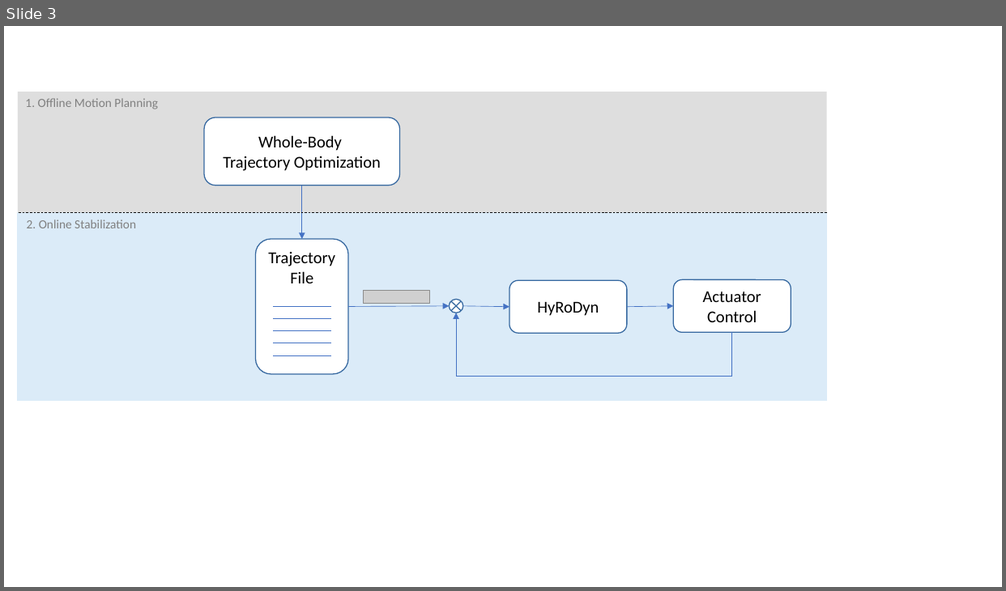
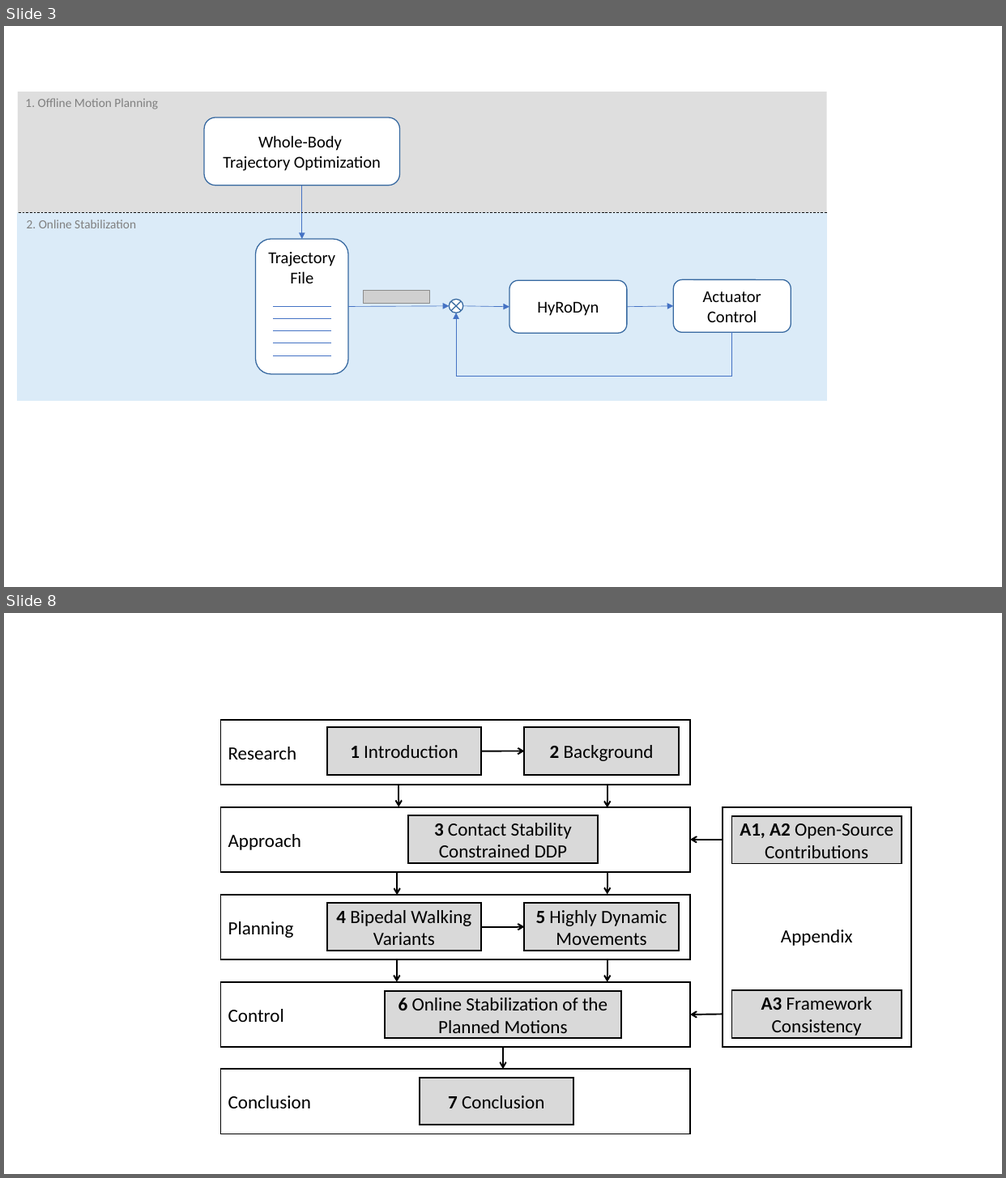
Before and after one commit to julesser/ma-thesis, a slide deck: img/pptGraphs.pptx. Shown one above the other, each under a label of ours: slide 3 before the commit, slides 3 and 8 after it; the slides between them are not shown. The pictures are 1006x591 and 1006x1178 pixels, drawn with LibreOffice and Linux fonts; fonts in the diff are those of the drawing; grey boxes stand for pictures. Boxes give left, top, right and bottom in pixels: in the first picture for what was removed or moved away, otherwise in the second. Text is boxed around its words. In the diff, an @@ line names an element or a change of style, - is before the commit and + after.

```diff
--- a/img/pptGraphs.pptx
+++ b/img/pptGraphs.pptx
@@ slide 8 added at <box>4,613,1002,1174</box>, background #FFFFFF @@
@@ rectangle added at <box>221,720,691,786</box>, outline #000000 1.5 pt, 18 pt, text #000000 @@
+Research
@@ rectangle added at <box>327,727,482,776</box>, fill #D9D9D9, outline #000000 1.5 pt, 18 pt, text #000000 @@
+1 Introduction
@@ rectangle added at <box>524,727,679,776</box>, fill #D9D9D9, outline #000000 1.5 pt, 18 pt, text #000000 @@
+2 Background
@@ arrow added from (482, 752) to (524, 752), #000000 1.5 pt @@
@@ rectangle added at <box>221,807,691,872</box>, outline #000000 1.5 pt, 18 pt, text #000000 @@
+Approach
@@ arrow added from (398, 785) to (398, 807), #000000 1.5 pt @@
@@ arrow added from (607, 786) to (607, 807), #000000 1.5 pt @@
@@ rectangle added at <box>722,807,911,1047</box>, outline #000000 1.5 pt, 18 pt, text #000000 @@
+Appendix
@@ rectangle added at <box>408,815,598,864</box>, fill #D9D9D9, outline #000000 1.5 pt, 18 pt, text #000000 @@
+3 Contact Stability Constrained DDP
@@ rectangle added at <box>731,815,901,864</box>, fill #D9D9D9, outline #000000 1.5 pt, 18 pt, text #000000 @@
+A1, A2 Open-Source Contributions
@@ arrow added from (722, 840) to (691, 840), #000000 1.5 pt @@
@@ arrow added from (397, 874) to (397, 895), #000000 1.5 pt @@
@@ arrow added from (607, 874) to (607, 895), #000000 1.5 pt @@
@@ rectangle added at <box>221,895,691,960</box>, outline #000000 1.5 pt, 18 pt, text #000000 @@
+Planning
@@ rectangle added at <box>327,904,482,952</box>, fill #D9D9D9, outline #000000 1.5 pt, 18 pt, text #000000 @@
+4 Bipedal Walking Variants
@@ rectangle added at <box>524,904,679,952</box>, fill #D9D9D9, outline #000000 1.5 pt, 18 pt, text #000000 @@
+5 Highly Dynamic Movements
@@ arrow added from (482, 927) to (524, 927), #000000 1.5 pt @@
@@ arrow added from (397, 960) to (397, 982), #000000 1.5 pt @@
@@ arrow added from (607, 960) to (607, 982), #000000 1.5 pt @@
@@ rectangle added at <box>221,982,691,1047</box>, outline #000000 1.5 pt, 18 pt, text #000000 @@
+Control
@@ rectangle added at <box>385,991,621,1039</box>, fill #D9D9D9, outline #000000 1.5 pt, 18 pt, text #000000 @@
+6 Online Stabilization of the Planned Motions
@@ rectangle added at <box>731,990,901,1038</box>, fill #D9D9D9, outline #000000 1.5 pt, 18 pt, text #000000 @@
+A3 Framework Consistency
@@ arrow added from (722, 1014) to (691, 1015), #000000 1.5 pt @@
@@ arrow added from (503, 1047) to (503, 1069), #000000 1.5 pt @@
@@ rectangle added at <box>221,1069,691,1134</box>, outline #000000 1.5 pt, 18 pt, text #000000 @@
+Conclusion
@@ rectangle added at <box>420,1078,573,1126</box>, fill #D9D9D9, outline #000000 1.5 pt, 18 pt, text #000000 @@
+7 Conclusion
```
Also in this commit, not shown: 4 other slides added, 59 other files.
